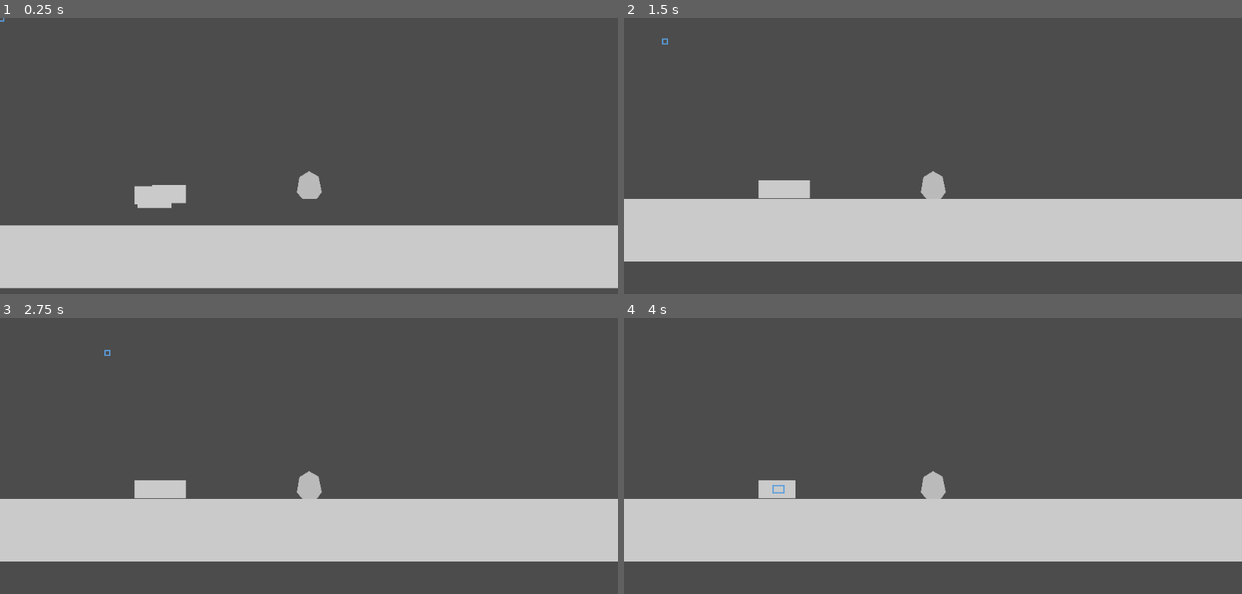
Above: before the commit, frames 1-4 (two rows, left to right).
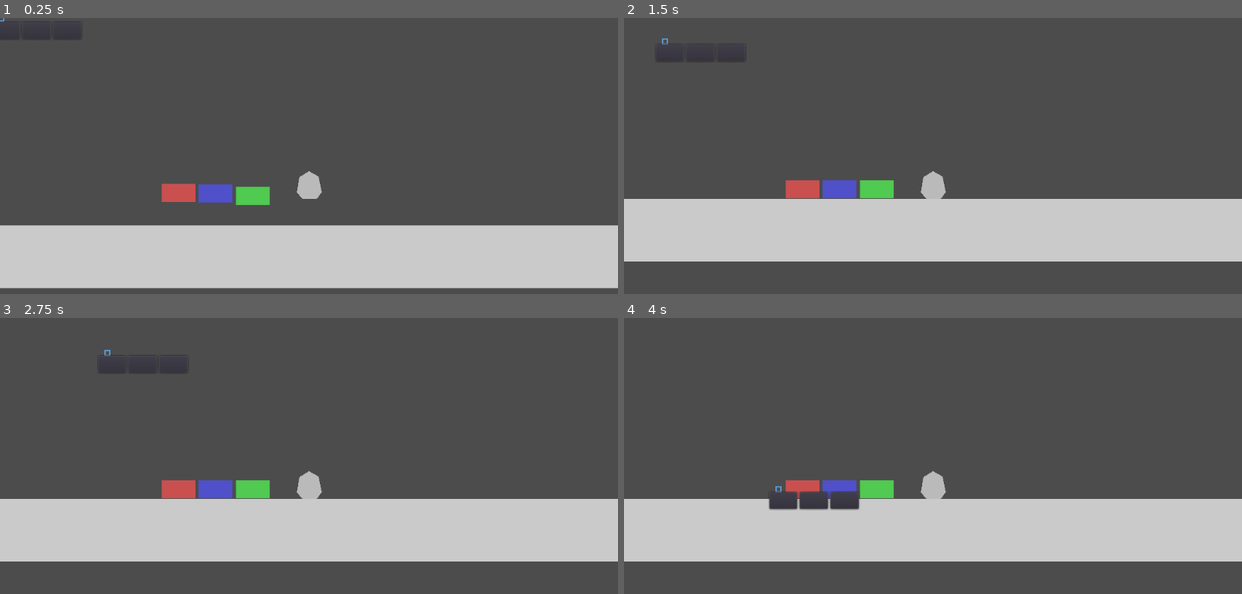
Above: after the commit, the same moments.

Repository: mikhail-shafigullin/godot-wild-jam-58
Game: Godot game, scene res://NN_test/PhysicTest.tscn
Two runs of this game, one before a commit and one after it. Both use one fixed random seed, a clock stepped at 60 frames per second and the inputs below. This scene is started directly instead of the project's main scene.
Inputs (mouse positions are in pixels of both pictures, inside the frame that each line leads up to):
- Up to frame 1 (0.25 s): no input
- Up to frame 2 (1.5 s): click (630, 29) at 0.52 s; click (667, 42) at 1.27 s
- Up to frame 3 (2.75 s): click (105, 353) at 2.02 s
- Up to frame 4 (4 s): tap Enter (ui_accept) at 2.75, 3.02, 3.5, 3.77 s; move the mouse to (778, 489) at 2.77 s; hold Right (ui_right) 2.78-3.53 s; click (778, 489) at 2.92 s; hold Down (ui_down) from 3.53 s (still down); click (778, 489) at 3.67 s

The runs differ from the first frame. In frame 1, 1.5% of the frame differs, in the area x 0-44%, y 1-69%; in frame 2, 1.3%; in frame 3, 1.4%; in frame 4, 1.8%, in the area x 21-44%, y 58-70%.

Commit message:
fix joints score
Co-Authored-By: Mikhail Shafigullin <30667027+mikhail-shafigullin@users.noreply.github.com>

Diff:
--- a/NN_test/PhysicTest.tscn
+++ b/NN_test/PhysicTest.tscn
@@ -9,6 +9,7 @@
 extents = Vector2( 513.5, 52 )
 
 [node name="PhysicTest" type="Node2D"]
+pause_mode = 1
 
 [node name="ground" type="StaticBody2D" parent="."]
 position = Vector2( 8, 583 )
@@ -26,24 +27,38 @@
 position = Vector2( 508, 527 )
 mass = 13.92
 breaking_distance = 3.0
-can_be_grabbed = false
-max_joint_score = 0.825
-min_joint_score = 0.002
 
-[node name="TestThrusterZ-5" parent="." instance=ExtResource( 4 )]
-position = Vector2( 252, 527 )
+[node name="BlueZ-5" parent="." instance=ExtResource( 4 )]
+position = Vector2( 353, 518 )
 z_index = -5
 
-[node name="TestThrusterZ5" parent="." instance=ExtResource( 4 )]
-position = Vector2( 276, 519 )
+[node name="1X1" parent="BlueZ-5" index="1"]
+self_modulate = Color( 0.396078, 0.396078, 1, 1 )
+
+[node name="GreeZ5" parent="." instance=ExtResource( 4 )]
+position = Vector2( 415, 522 )
 z_index = 5
 mass = 4.37
 
-[node name="TestThrusterZ0" parent="." instance=ExtResource( 4 )]
-position = Vector2( 247, 521 )
+[node name="1X1" parent="GreeZ5" index="1"]
+self_modulate = Color( 0.396078, 1, 0.396078, 1 )
+
+[node name="RedZ0" parent="." instance=ExtResource( 4 )]
+position = Vector2( 292, 517 )
 joints_softness = 0.29
+
+[node name="1X1" parent="RedZ0" index="1"]
+self_modulate = Color( 1, 0.396078, 0.396078, 1 )
 
 [node name="CanvasLayer" type="CanvasLayer" parent="."]
 follow_viewport_enable = true
 
 [node name="BlueprintManager" parent="CanvasLayer" instance=ExtResource( 3 )]
+anchor_right = 0.0
+anchor_bottom = 0.0
+margin_right = 1024.0
+margin_bottom = 600.0
+
+[editable path="BlueZ-5"]
+[editable path="GreeZ5"]
+[editable path="RedZ0"]
--- a/project.godot
+++ b/project.godot
@@ -77,6 +77,7 @@
 [physics]
 
 common/enable_pause_aware_picking=true
+2d/default_linear_damp=0.05
 common/physics_interpolation=true
 
 [rendering]
--- a/src/characters/Player.tscn
+++ b/src/characters/Player.tscn
@@ -9,6 +9,7 @@
 [node name="Player" type="RigidBody2D"]
 collision_layer = 272
 script = ExtResource( 1 )
+can_be_grabbed = false
 
 [node name="Camera" type="Camera2D" parent="."]
 current = true
--- a/src/ship/PartBase.gd
+++ b/src/ship/PartBase.gd
@@ -70,7 +70,8 @@
 var probes: Array
 var active_probes: Array
 var best_part: PartBase
-export var max_joint_score: float = 0.2
+onready var best_score: float = min_joint_score
+export var max_joint_score: float = 111
 export var min_joint_score: float = 0.1
 
 
@@ -87,11 +88,20 @@
 		var index = children_parts.find(part)
 		children_parts.remove(index)
 
+func can_be_build() -> bool:
+	if best_part == null or best_part == self:
+		return false
+	#recursion check
+	var is_recursive_build = best_part.has_part_in_children(self) or best_part.has_part_in_parents(self)
+	return !is_recursive_build
+
 func build():
 	if !best_part:
 		print("cant find part no building for today")
 		return
+	print("build score: %f"% best_score)
 	z_index = best_part.z_index+1
+	best_part.sleeping = false
 
 	part_weld(best_part)
 	_create_joints()
@@ -108,6 +118,7 @@
 	var nodes_probes: 		Dictionary = {}
 	var nodes_score:		Dictionary = {}
 	best_part = null
+	active_probes = []
 
 	for probe in probes:
 		probe.mark_inactive()
@@ -120,15 +131,16 @@
 				else:
 					nodes_probes[body] = [probe]
 
-	var best_score: float = min_joint_score
+	best_score = min_joint_score
 	for m_part in nodes_score:
 		if part_score_in_range(nodes_score[m_part], m_part):
 			if best_score < nodes_score[m_part]:
+				best_score = nodes_score[m_part]
 				best_part = m_part
 				active_probes = nodes_probes[m_part]
 
-				for probe in active_probes:
-					probe.mark_active()
+	for probe in active_probes:
+		probe.mark_active()
 
 func part_score_in_range(score: float, _part: PartBase = self) -> bool:
 	return score > _part.min_joint_score and score < _part.max_joint_score
@@ -140,7 +152,7 @@
 	var avr_pos: Vector2 = sum / probes.size()
 
 	var dist: float = pos.distance_to(avr_pos)
-	return probes.size()/(dist + 1)
+	return probes.size() + (1 - 1/(ceil(dist) + 0.01))
 
 func _create_joints():
 	for probe in active_probes:
@@ -156,23 +168,23 @@
 	joint.node_a = get_parent().get_path()
 	joint.node_b = self.get_path()
 
-func can_be_build() -> bool:
-	if best_part == null or best_part == self:
-		return false
-	print(best_part.get_path())
-	if !best_part.get_path():
-		return false
-	#recursion check
-	var is_recursive_build = find_part_in_children(best_part)
-	print(is_recursive_build)
-	return !is_recursive_build
-
-func find_part_in_children(part: PartBase) -> bool:
+func has_part_in_children(part: PartBase) -> bool:
 	for c in children_parts:
 		if c == part:
+			print("%s is a child"% name)
 			return true
 		else:
-			return find_part_in_children(c)
+			return c.has_part_in_children(part)
+	return false
+
+func has_part_in_parents(part: PartBase) -> bool:
+	var p = get_parent()
+	if p.get_class() == get_class():
+		if p == part:
+			print("%s is parent to %s"%[p.name, name])
+			return true
+		else:
+			return p.has_part_in_parents(part)
 	return false
 
 func get_part_global_position() -> Vector2:
@@ -199,6 +211,7 @@
 		if j.joint_node:
 			j.joint_node.queue_free()
 	part_joints.clear()
+	apply_impulse(Vector2.ZERO, Vector2(randf()*mass,randf()*mass))
 
 func on_part_disconnect():
 	health = 0
@@ -238,6 +251,7 @@
 			part_slice()
 
 func fix_joints_path():
+	sleeping = false
 	if part_joints.empty():
 		return
 
--- a/src/ship/ShipCore.gd
+++ b/src/ship/ShipCore.gd
@@ -29,6 +29,7 @@
 	disconnect_parts(part)
 	var parent = part.get_parent()
 	if parent is PartBase:
+		parent.sleeping = false
 		parent.remove_child_part(part)
 
 	part.on_slice()
@@ -39,6 +40,9 @@
 	core.get_parent().add_child(part)
 	part.global_transform = past_global_transform
 
+	if parent is RigidBody2D:
+		parent.sleeping = false
+
 	fix_joints(part)
 
 func weld_part(part: PartBase, weld_to: PartBase):
@@ -48,9 +52,13 @@
 	part.global_transform = temp_transform
 	weld_to.children_parts.append(part)
 
+	weld_to.sleeping = false
+	part.sleeping = false
+
 	if part_has_access_to_core(part):
 		connect_parts(part)
 
+# rewrite move from the top
 func part_has_access_to_core(part: PartBase) -> bool:
 	var parent = part.get_parent()
 	if parent is PartBase:
--- a/src/ship/blueprint/BlueprintManager.gd
+++ b/src/ship/blueprint/BlueprintManager.gd
@@ -17,6 +17,7 @@
 	if holding_part != null:
 		holding_part._scan_probes()
 		holding_part.global_position = holding_part.get_global_mouse_position()
+		holding_part.rotation_degrees = rotation_target
 
 func _on_gui_input(event: InputEvent):
 	if event is InputEventMouseButton:
@@ -95,13 +96,18 @@
 	rotation_target += amount
 
 func stabilize_part(part: PartBase):
+	for p in part.children_parts:
+		stabilize_part(p)
+
 	part.sleeping = false
 	part.linear_velocity = Vector2.ZERO
 	part.angular_velocity = 0
 
+
 func grab_part(part: PartBase):
+	if !part.can_be_grabbed:
+		return
 	stabilize_part(part)
-	# part.mode = RigidBody2D.MODE_STATIC
 	bp_cursor.focus_on(part)
 
 	free_active_part()
@@ -113,7 +119,7 @@
 		part.part_slice()
 
 	part.rotation = 0.0
-	part.position = get_global_mouse_position()
+	part.position = part.get_global_mouse_position()
 	holding_part = part
 	part.on_grab()
 
@@ -122,9 +128,12 @@
 	bp_cursor.mark_normal()
 	stabilize_part(part)
 	# part.mode = RigidBody2D.MODE_RIGID
-	part.apply_impulse(Vector2.ZERO, Vector2(0, -12))
 	part.z_index = 0
 	holding_part = null
+
+	print("trying to build %s"%part.name)
+	if (part.best_part):
+		print("build target is %s"%part.best_part.name)
 	if part.can_be_build():
 		part.build()
 	part.on_release()
--- a/src/ship/blueprint/BlueprintManager.tscn
+++ b/src/ship/blueprint/BlueprintManager.tscn
@@ -8,31 +8,6 @@
 anchor_right = 1.0
 anchor_bottom = 1.0
 script = ExtResource( 1 )
-
-[node name="ToolPanel" type="HBoxContainer" parent="."]
-margin_right = 148.0
-margin_bottom = 28.0
-alignment = 1
-
-[node name="Button" type="Button" parent="ToolPanel"]
-margin_right = 46.0
-margin_bottom = 28.0
-size_flags_horizontal = 3
-size_flags_vertical = 3
-
-[node name="Button2" type="Button" parent="ToolPanel"]
-margin_left = 50.0
-margin_right = 97.0
-margin_bottom = 28.0
-size_flags_horizontal = 3
-size_flags_vertical = 3
-
-[node name="Button3" type="Button" parent="ToolPanel"]
-margin_left = 101.0
-margin_right = 148.0
-margin_bottom = 28.0
-size_flags_horizontal = 3
-size_flags_vertical = 3
 
 [node name="Cursor" type="Panel" parent="."]
 margin_right = 12.0
@@ -48,5 +23,30 @@
 
 [node name="Tween" type="Tween" parent="Cursor"]
 
+[node name="ToolPanel" type="HBoxContainer" parent="Cursor"]
+margin_right = 148.0
+margin_bottom = 28.0
+alignment = 1
+
+[node name="Button" type="Button" parent="Cursor/ToolPanel"]
+margin_right = 46.0
+margin_bottom = 28.0
+size_flags_horizontal = 3
+size_flags_vertical = 3
+
+[node name="Button2" type="Button" parent="Cursor/ToolPanel"]
+margin_left = 50.0
+margin_right = 97.0
+margin_bottom = 28.0
+size_flags_horizontal = 3
+size_flags_vertical = 3
+
+[node name="Button3" type="Button" parent="Cursor/ToolPanel"]
+margin_left = 101.0
+margin_right = 148.0
+margin_bottom = 28.0
+size_flags_horizontal = 3
+size_flags_vertical = 3
+
 [connection signal="gui_input" from="." to="." method="_on_gui_input"]
 [connection signal="tween_all_completed" from="Cursor/Tween" to="Cursor" method="_on_tween_all_completed"]
--- a/src/ship/blueprint/Cursor.gd
+++ b/src/ship/blueprint/Cursor.gd
@@ -9,23 +9,30 @@
 var follow: bool = true
 var follow_target: Node2D
 onready var root_scene = State.get_root_scene()
+onready var tool_panel = $ToolPanel
+export var tool_panel_offset: Vector2 = Vector2(-20, 0)
 
 func _ready():
 	mark_normal()
 	# focus_on(Vector2(150,100), Vector2(150, 150))
 
+func set_cursor_position(new_center: Vector2, _rotation: float = 0):
+	rect_global_position = new_center - rect_size/2
+	tool_panel.rect_position = rect_size + tool_panel_offset
+	rect_rotation = _rotation
+
 func _process(delta):
 	if follow:
 		if follow_target:
 			if follow_target is PartBase:
-				rect_global_position = follow_target.get_part_global_position() - rect_size/2
-				rect_rotation = follow_target.get_part_global_rotation()
+				set_cursor_position(follow_target.get_part_global_position(),
+									follow_target.get_part_global_rotation())
 			else:
-				rect_global_position = follow_target.global_position - rect_size/2
-				rect_rotation = follow_target.global_rotation_degrees
+				set_cursor_position(follow_target.global_position,
+									follow_target.global_rotation_degrees)
 		else:
-			rect_global_position = root_scene.get_global_mouse_position() - rect_size/2
-			rect_rotation = root_scene.global_rotation_degrees
+			set_cursor_position(root_scene.get_global_mouse_position(),
+								root_scene.global_rotation_degrees)
 
 func focus_on(node):
 	follow = true
@@ -33,13 +40,13 @@
 
 	var _global_position = node.global_position
 	var size = Vector2.ZERO
-	# tween.interpolate_property(self, "rect_global_position",
-	# 	rect_global_position, _global_position, interpolation_speed,
+	tween.interpolate_property(self, "rect_global_position",
+		rect_global_position, _global_position, interpolation_speed,
+		Tween.TRANS_LINEAR, Tween.EASE_IN_OUT)
+
+	# tween.interpolate_property(self, "rect_pivot_offset",
+	# 	rect_pivot_offset, size*0.5, interpolation_speed,
 	# 	Tween.TRANS_LINEAR, Tween.EASE_IN_OUT)
-
-	tween.interpolate_property(self, "rect_pivot_offset",
-		rect_pivot_offset, size*0.5, interpolation_speed,
-		Tween.TRANS_LINEAR, Tween.EASE_IN_OUT)
 
 	set_cursor_size(follow_target.get_part_size())
 
--- a/src/ship/thrust/TestThruster.tscn
+++ b/src/ship/thrust/TestThruster.tscn
@@ -11,11 +11,13 @@
 collision_layer = 272
 input_pickable = true
 mass = 10.0
+contact_monitor = true
 script = ExtResource( 2 )
 breaking_distance = 7.957
 joints_softness = 0.066
 main_sprite_path = NodePath("1X1")
-min_joint_score = 0.048
+max_joint_score = 1.11111e+06
+min_joint_score = 0.001
 thrust_multiplying = 100.0
 
 [node name="CollisionShape2D" type="CollisionShape2D" parent="."]
@@ -29,9 +31,15 @@
 position = Vector2( -13, -14 )
 
 [node name="Probe2" parent="." instance=ExtResource( 1 )]
-position = Vector2( 0, -13 )
+position = Vector2( 0, -6 )
 
 [node name="Probe3" parent="." instance=ExtResource( 1 )]
 position = Vector2( 13, -14 )
 
+[node name="Probe4" parent="." instance=ExtResource( 1 )]
+position = Vector2( -13, 11 )
+
+[node name="Probe5" parent="." instance=ExtResource( 1 )]
+position = Vector2( 13, 11 )
+
 [connection signal="input_event" from="." to="." method="_on_TestThruster_input_event"]
